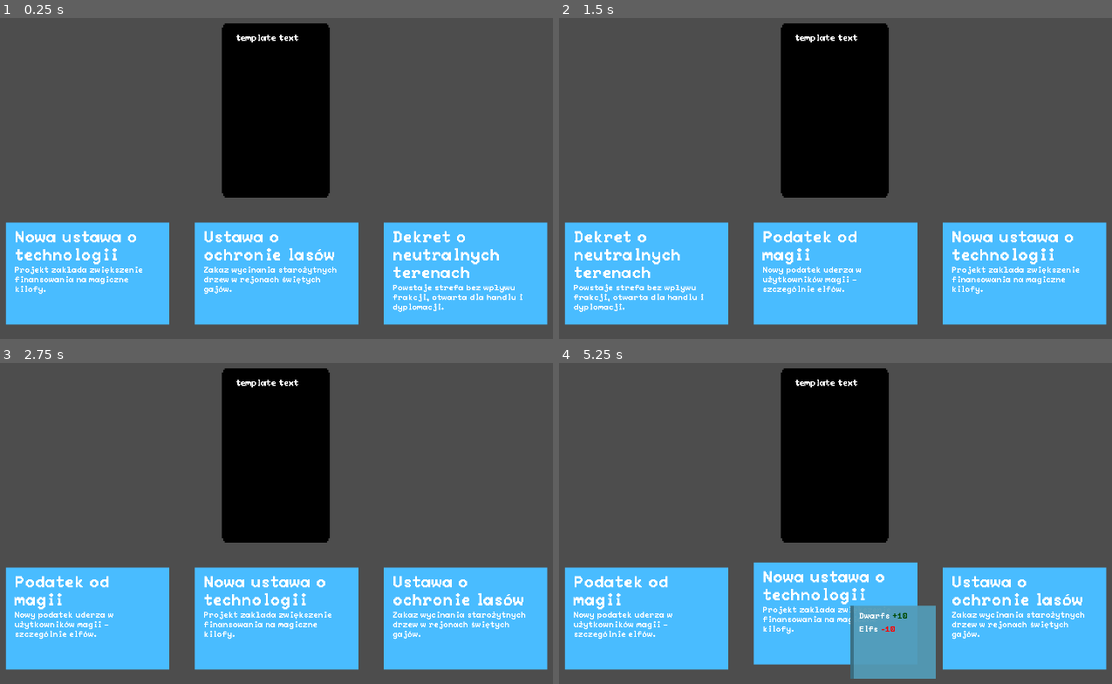
Above: before the commit, frames 1-4 (two rows, left to right).
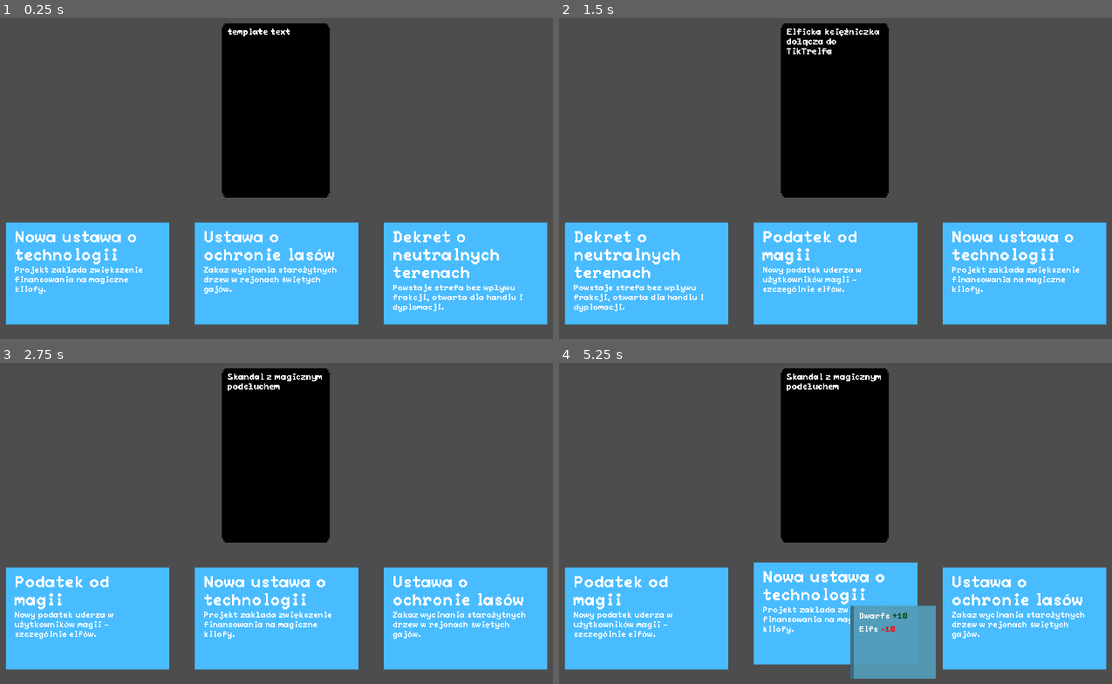
Above: after the commit, the same moments.

Repository: WhatYouFormaggiKindOfPizza/game
Game: Godot game, scene res://scenes/game.tscn
Same seed, same stepped clock (60 frames per second), same inputs: the game is played once before the commit and once after it.
Inputs (mouse positions are in pixels of both pictures, inside the frame that each line leads up to):
- Up to frame 1 (0.25 s): no input
- Up to frame 2 (1.5 s): click (647, 274) at 0.52 s; click (647, 274) at 1.27 s
- Up to frame 3 (2.75 s): click (88, 619) at 2.02 s
- Up to frame 4 (5.25 s): tap Enter at 2.75, 4.25 s; move the mouse to (990, 481) at 2.77 s; tap Space at 3.5, 5 s; move the mouse to (697, 520) at 3.52 s; move the mouse to (907, 414) at 4.27 s; move the mouse to (802, 578) at 5.02 s

The runs differ from the first frame. In frame 1, 0.3% of the frame differs, in the area x 41-54%, y 3-8%; in frame 2, 0.5%, in the area x 41-58%, y 3-12%; in frame 3, 0.4%; in frame 4, 0.4%.

Commit message:
Add text display on Phone

Diff:
--- a/data/posts.json
+++ b/data/posts.json
@@ -135,7 +135,7 @@
 	  }
 	]
   },
-    {
+	{
 	"id": 4,
 	"event_id": 1,
 	"lobbyist": "Dwarfs",
@@ -271,7 +271,7 @@
 	  }
 	]
   },
-      {
+	  {
 	"id": 8,
 	"event_id": 2,
 	"lobbyist": "Dwarfs",
--- a/scenes/game.tscn
+++ b/scenes/game.tscn
@@ -67,4 +67,15 @@
 [node name="UI" type="Node" parent="."]
 
 [node name="Phone" parent="UI" instance=ExtResource("6_p57ef")]
+unique_name_in_owner = true
 position = Vector2(678, 297)
+
+[node name="Label" parent="UI/Phone" index="1"]
+offset_left = -137.0
+offset_top = -234.0
+offset_right = 137.0
+offset_bottom = 227.0
+autowrap_mode = 3
+
+[editable path="PostsContainer/ExamplePost1"]
+[editable path="UI/Phone"]
--- /dev/null
+++ b/scenes/phone.gd
@@ -0,0 +1,20 @@
+class_name Phone
+extends Node2D
+
+@onready var label: PixelLabel = $Label
+
+var event_id: int = 0  # ustawiany z zewnątrz
+
+func load_and_display_event(id: int):
+	if label == null: #antybug
+		return
+	var file_path = "res://data/events.json"
+	var json_text = FileAccess.get_file_as_string(file_path)
+	var parsed = JSON.parse_string(json_text)
+
+	for event in parsed:
+		if event.get("id", -1) == id:
+			var title = event.get("title", "Brak tytułu")
+			var content = event.get("content", "")
+			label.text = title + "\n\n" + content
+			return
--- a/scenes/phone.tscn
+++ b/scenes/phone.tscn
@@ -1,10 +1,12 @@
-[gd_scene load_steps=3 format=3 uid="uid://cvkh1np46j6hr"]
+[gd_scene load_steps=4 format=3 uid="uid://cvkh1np46j6hr"]
 
+[ext_resource type="Script" uid="uid://d0s1rj5wy14bw" path="res://scenes/phone.gd" id="1_eud1m"]
 [ext_resource type="Texture2D" uid="uid://cxn5lrxti5oo6" path="res://assets/PhoneCase.png" id="1_ewalk"]
 [ext_resource type="PackedScene" uid="uid://bibasatxhl56l" path="res://scenes/pixel_label.tscn" id="2_eud1m"]
 
 [node name="Phone" type="Node2D"]
 scale = Vector2(0.7, 0.7)
+script = ExtResource("1_eud1m")
 
 [node name="Case" type="Sprite2D" parent="."]
 texture = ExtResource("1_ewalk")
--- a/scripts/game_manager.gd
+++ b/scripts/game_manager.gd
@@ -13,6 +13,7 @@
 @onready var entity_groups_parent: Node = %EntityGroups
 @onready var vote_simulator: VoteSimulator = $VoteSimulator
 @onready var posts_container: HBoxContainer = %PostsContainer
+@onready var phone: Phone = %Phone
 
 var entity_groups: Array[EntityGroup]
 var kings: Array[King]
@@ -153,6 +154,7 @@
 
 	#get random event
 	current_event = events[randi_range(0, events.size() - 1)]
+	phone.load_and_display_event(current_event.id)
 
 	#check if event has 3 required posts
 	assert(current_event.posts.size() == 3, "Event with id: " + str(current_event.id) + ", needs 3 posts assigned, found: " + str(current_event.posts.size()))
Not shown, added: scenes/phone.gd.uid
